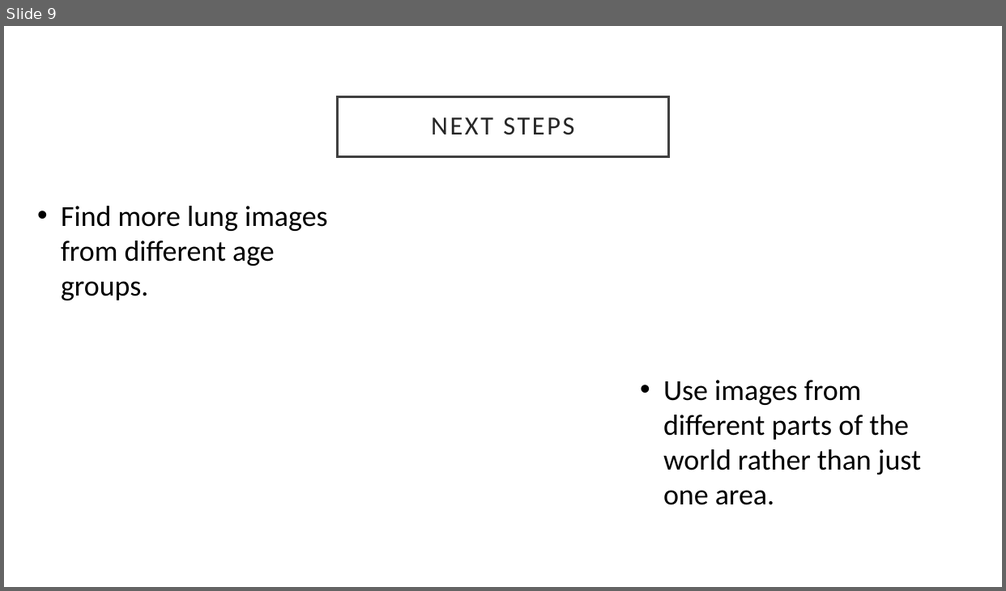
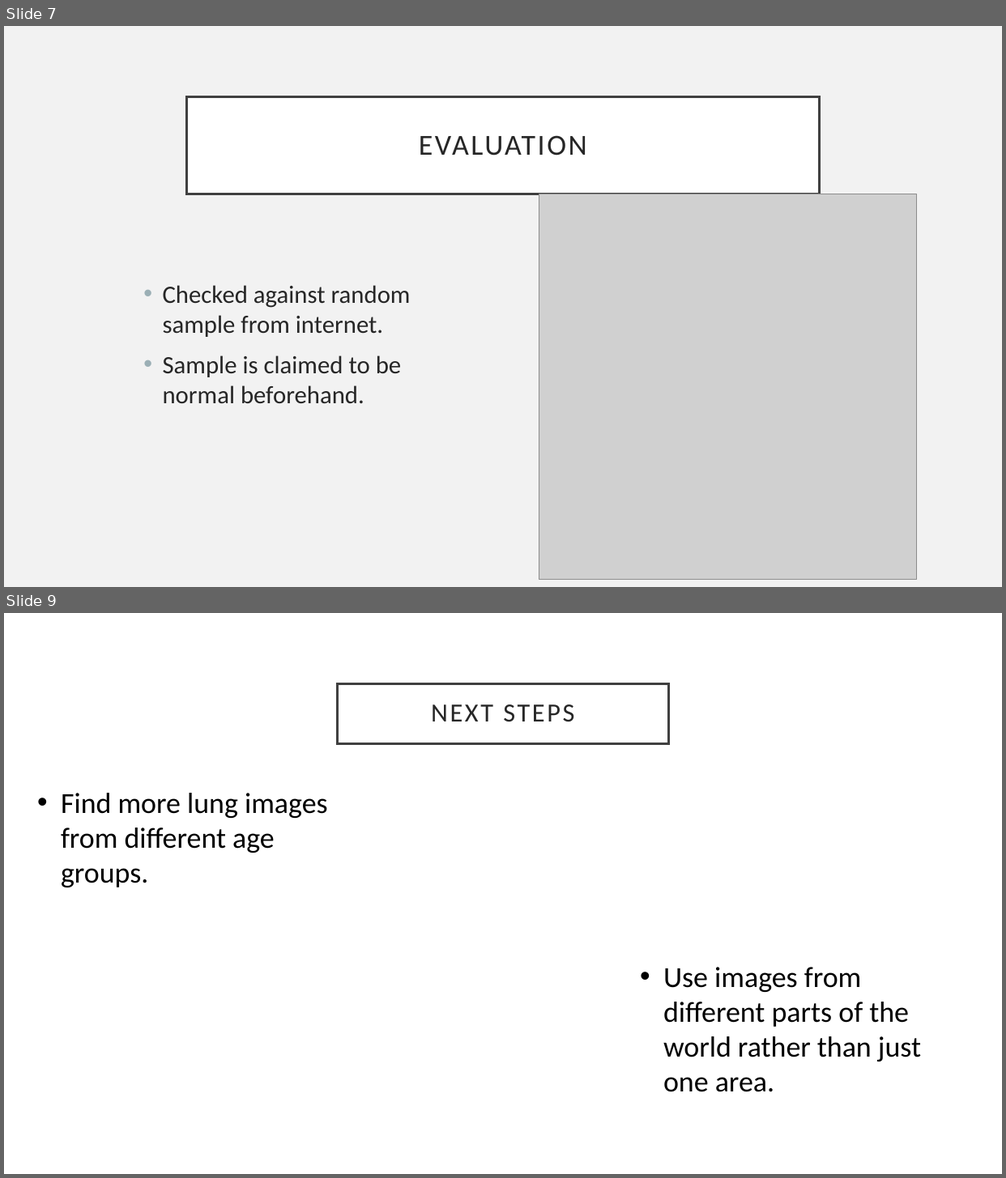
Before and after one commit to PattiCakes59/Chest-X-Ray-Examination, a slide deck: PneumoniaPresentation.pptx. Shown one above the other, each under a label of ours: slide 9 before the commit, slides 7 and 9 after it; the slides between them are not shown. The pictures are 1006x591 and 1006x1178 pixels, drawn with LibreOffice and Linux fonts; fonts in the diff are those of the drawing; grey boxes stand for pictures; background and template pictures are left out. Boxes give left, top, right and bottom in pixels: in the first picture for what was removed or moved away, otherwise in the second. Text is boxed around its words. In the diff, an @@ line names an element or a change of style, - is before the commit and + after.

```diff
--- a/PneumoniaPresentation.pptx
+++ b/PneumoniaPresentation.pptx
@@ slide 7 added at (4,26,1002,587), background #F2F2F2 @@
@@ title added at (187,97,819,194), fill #FFFFFF, outline #404040 2.5 pt, 28 pt, text #262626 @@
+EVALUATION
@@ picture added at (539,194,917,580) @@
@@ text added at (163,285,411,404), 24 pt, text #262626 @@
+• Checked against random sample from internet.
+• Sample is claimed to be normal beforehand.
```
Also in this commit, not shown: 5 slides changed, 1 slide removed.
